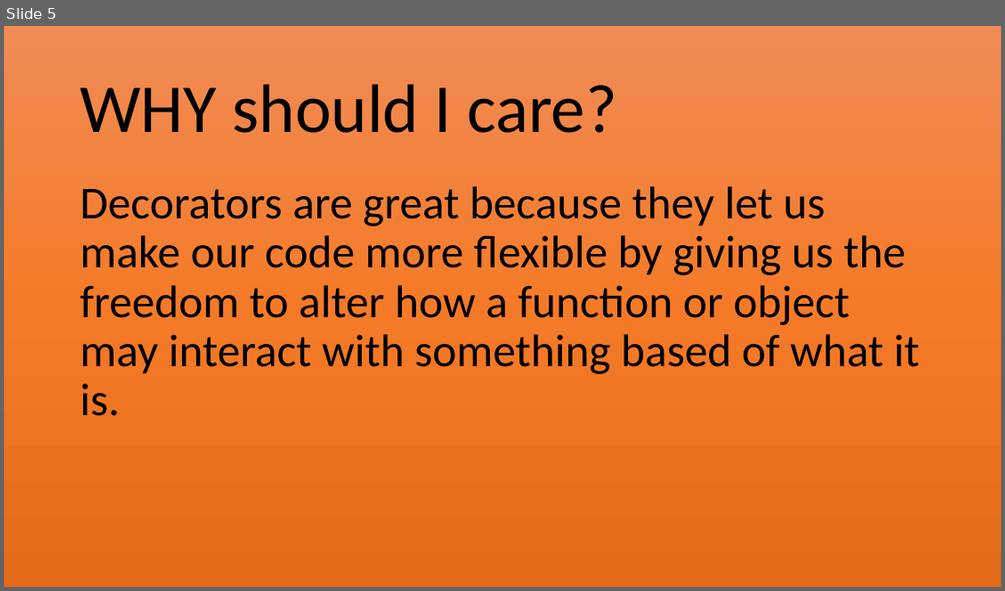
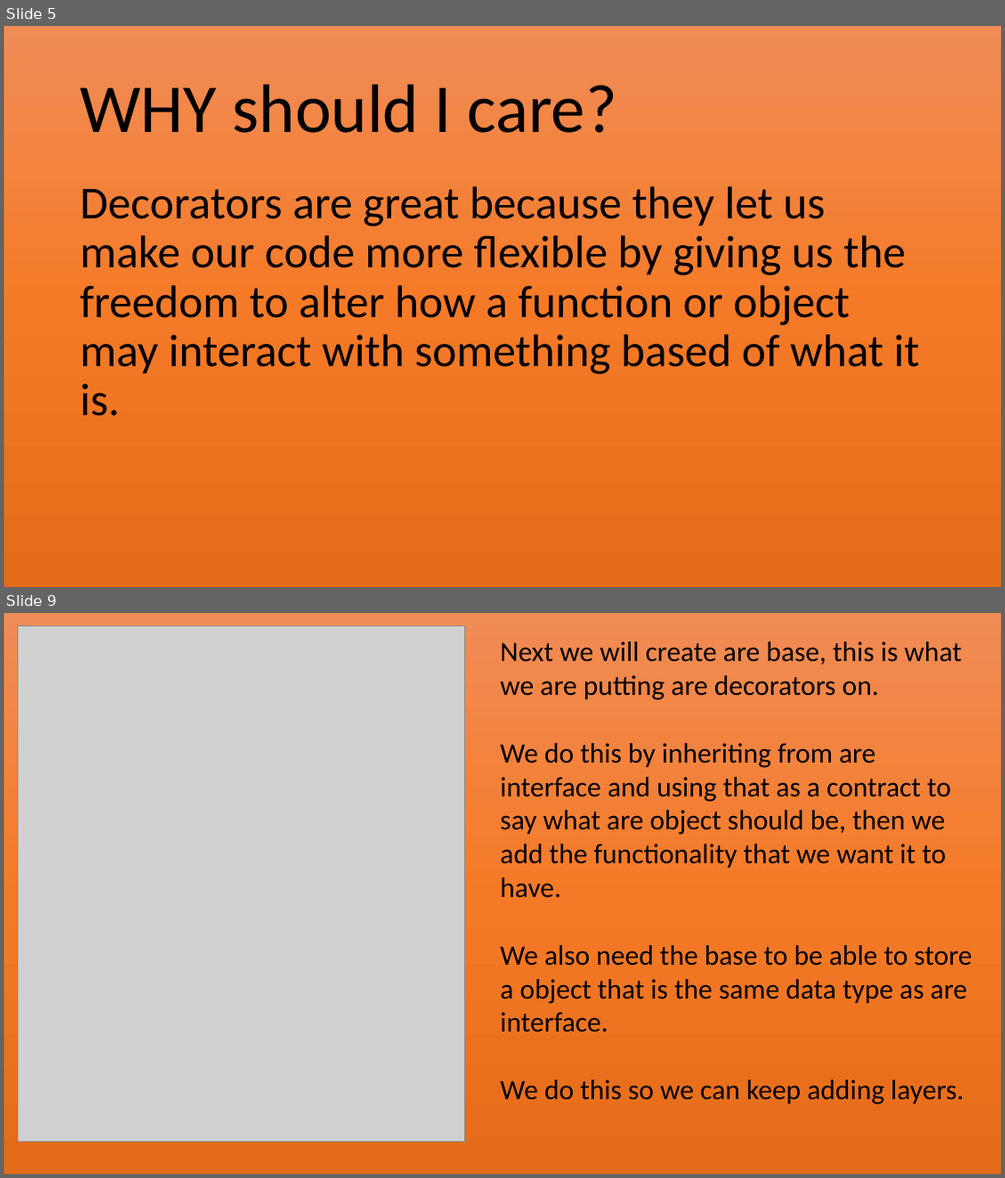
Before and after one commit to Jovic1000/Decorators, a slide deck: Decorators.pptx. Shown one above the other, each under a label of ours: slide 5 before the commit, slides 5 and 9 after it; the slides between them are not shown. The pictures are 1005x591 and 1005x1178 pixels, drawn with LibreOffice and Linux fonts; fonts in the diff are those of the drawing; grey boxes stand for pictures. Boxes give left, top, right and bottom in pixels: in the first picture for what was removed or moved away, otherwise in the second. Text is boxed around its words. In the diff, an @@ line names an element or a change of style, - is before the commit and + after.

```diff
--- a/Decorators.pptx
+++ b/Decorators.pptx
@@ slide 9 added at (x1=4, y1=613, x2=1001, y2=1174), background #FFFFFF @@
@@ rectangle added at (x1=4, y1=613, x2=1001, y2=1174), fill gradient #F18C57 to #F67B28 to #E56C19 @@
@@ picture added at (x1=18, y1=625, x2=465, y2=1142) @@
@@ text added at (x1=500, y1=641, x2=971, y2=1104), 27 pt, text #000000 @@
+Next we will create are base, this is what we are putting are decorators on.
+We do this by inheriting from are interface and using that as a contract to say what are object should be, then we add the functionality that we want it to have.
+We also need the base to be able to store a object that is the same data type as are interface.
+We do this so we can keep adding layers.
```
Also in this commit, not shown: 2 slides changed, 6 other slides added, 1 slide removed, 1 other file.
